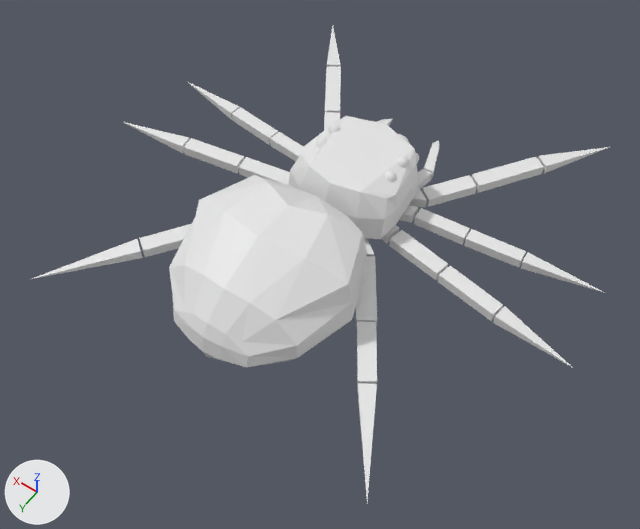
What one commit did to the Blender file Enemies/JumpingSpider.blend.
Both versions are drawn from a 50 mm camera at (-6.01, 9.02, 12.46) aimed at (-0.23, 0.93, -0.26). Lighting does not change. The marker at lower left points along +X, +Y and +Z. The older version comes first.

Objects in the first picture: 'Abdomen', 'Cephalothorax', 'MiddleBackLeftLeg.001', 'MiddleBackRightLeg.000', 'MiddleBackRightLeg.001', 'MiddleFrontRightLeg.001', 'VeryBackLeftLeg.002', 'VeryBackRightLeg.000', 'VeryBackRightLeg.001', 'VeryBackRightLeg.002', 'VeryFrontRightLeg.000', 'VeryFrontRightLeg.001' and 16 more.
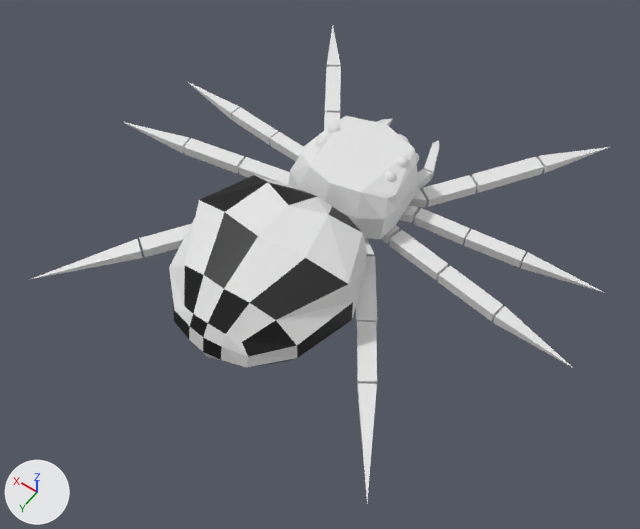
Diff of the bpy script that builds the scene:
```diff
--- a/Enemies/JumpingSpider.blend.py
+++ b/Enemies/JumpingSpider.blend.py
@@ mat_black_001 @@
+mat_black_001 = principled_material('Black.001')
+mat_black_001.base_color = (0.0, 0.0, 0.0)  # black #000000
@@ mat_brown @@
+mat_brown = principled_material('Brown')
+mat_brown.base_color = (0.8, 0.8, 0.8)  # white #e7e7e7
@@ mat_gray @@
+mat_gray = principled_material('Gray')
+mat_gray.base_color = (0.8, 0.8, 0.8)  # white #e7e7e7
@@ me_plane @@
 me_plane.from_pydata(...)  # 88 vertices, 86 faces; spans x -1.63..1.63, y 0.61..3.85, z -0.26..1.7
 # used by ob_abdomen; location = (0.0, 0.0, 0.0)
+# me_plane part 1: 19 of the faces centred in x -1.48..1.35, y 2.53..3.79, z -0.02..1.46 switch from no material to mat_black_001 (black #000000)
+# me_plane part 2: 16 of the faces centred in x -0.98..1.3, y 0.63..1.58, z -0.13..1.46 switch from no material to mat_black_001 (black #000000)
+me_plane.materials.append(mat_gray)  # white #e7e7e7
+me_plane.materials.append(mat_brown)  # white #e7e7e7
```

Changed parts and their boxes (x1, y1, x2, y2) in the pictures (640 x 529 px):
part 1 of me_plane, recoloured (white to black): (173, 213, 353, 365) in both
part 2 of me_plane, recoloured (white to black): (200, 175, 361, 232) in both
